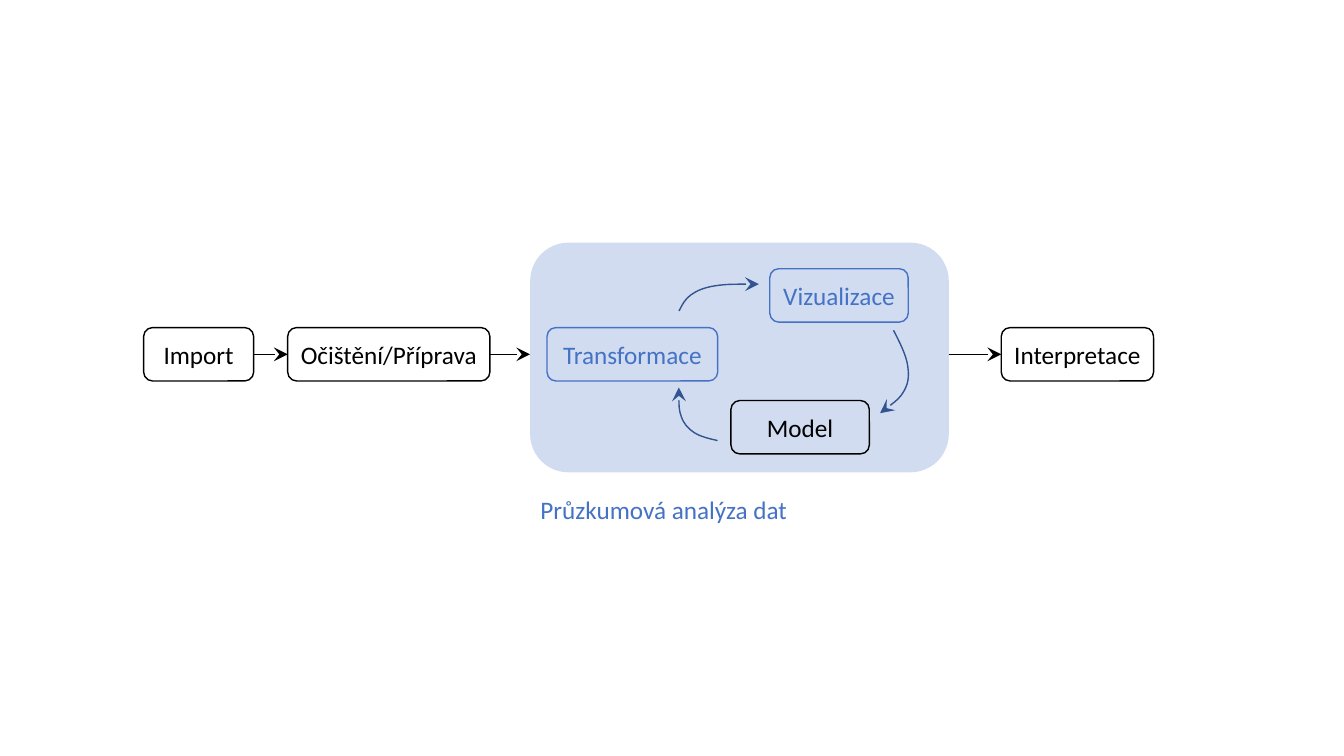
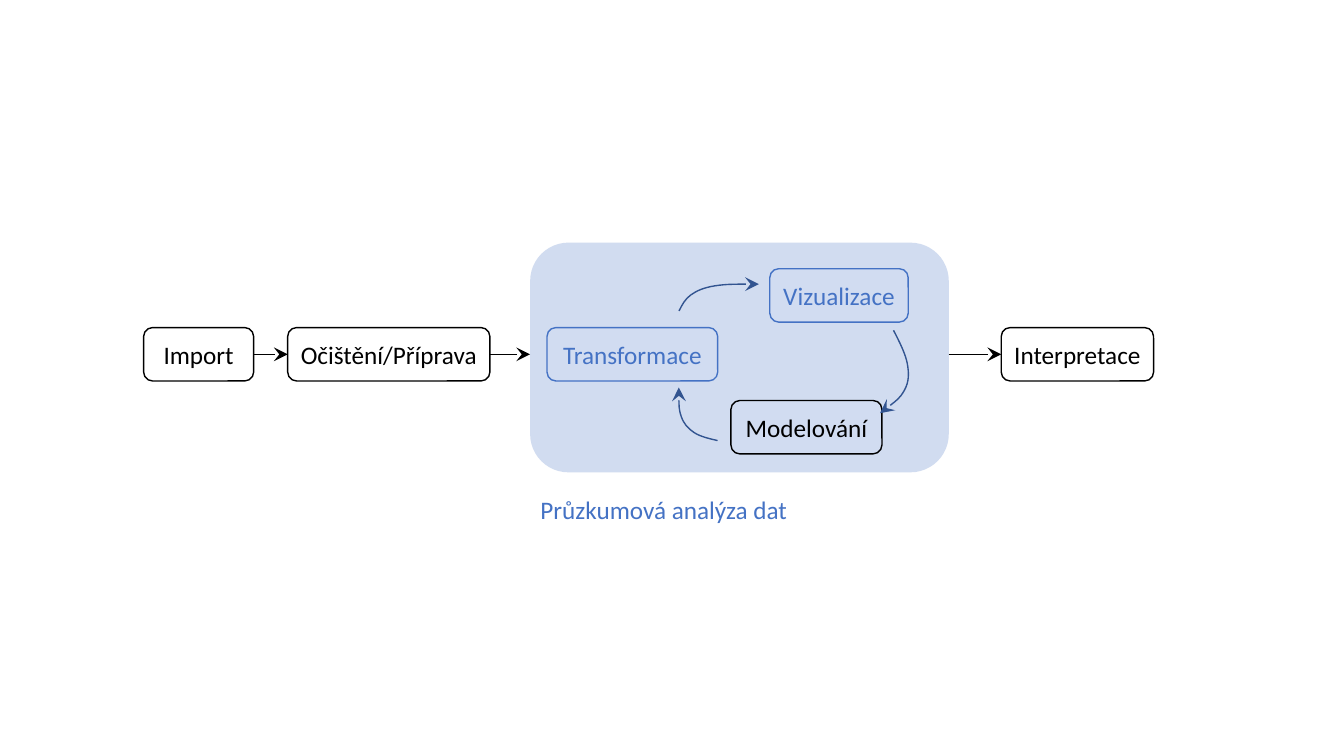
Before and after one commit to georgievova/BP, a slide deck: slide 2 of fig/figs.pptx. Drawn at 1344x756 pixels with LibreOffice and Linux fonts; fonts in the diff are those of the drawing. Boxes give left, top, right and bottom in pixels: in the first picture for what was removed or moved away, otherwise in the second. Text is boxed around its words. In the diff, an @@ line names an element or a change of style, - is before the commit and + after.

```diff
--- a/fig/figs.pptx
+++ b/fig/figs.pptx
@@ rounded rectangle "Modelování" resized from (x1=731, y1=400, x2=869, y2=454) to (x1=731, y1=400, x2=882, y2=454) @@
@@ text in rounded rectangle at (x1=746, y1=419, x2=868, y2=437): text changed @@
-Model
+Modelování
```
Also in this commit, not shown: 1 other file.
